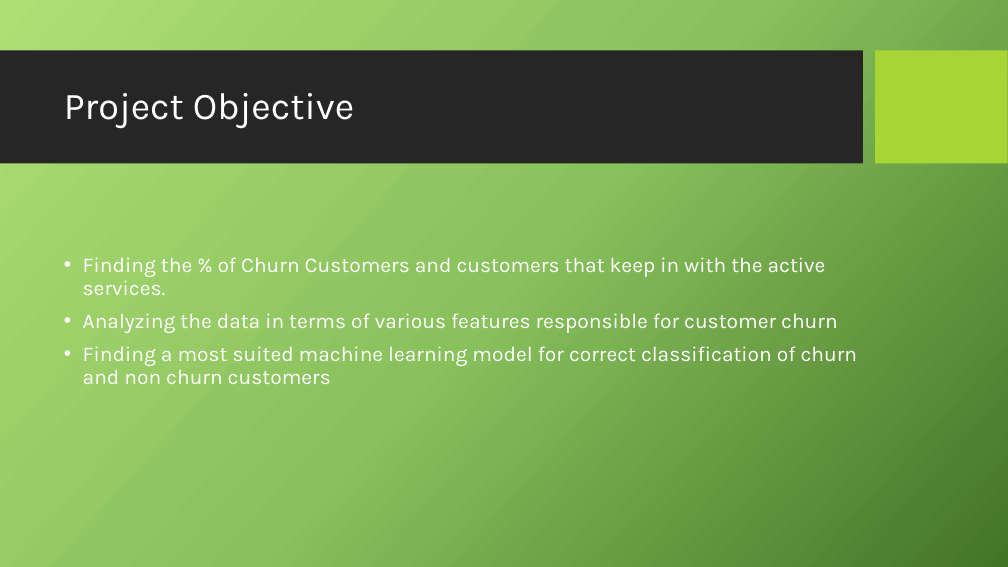
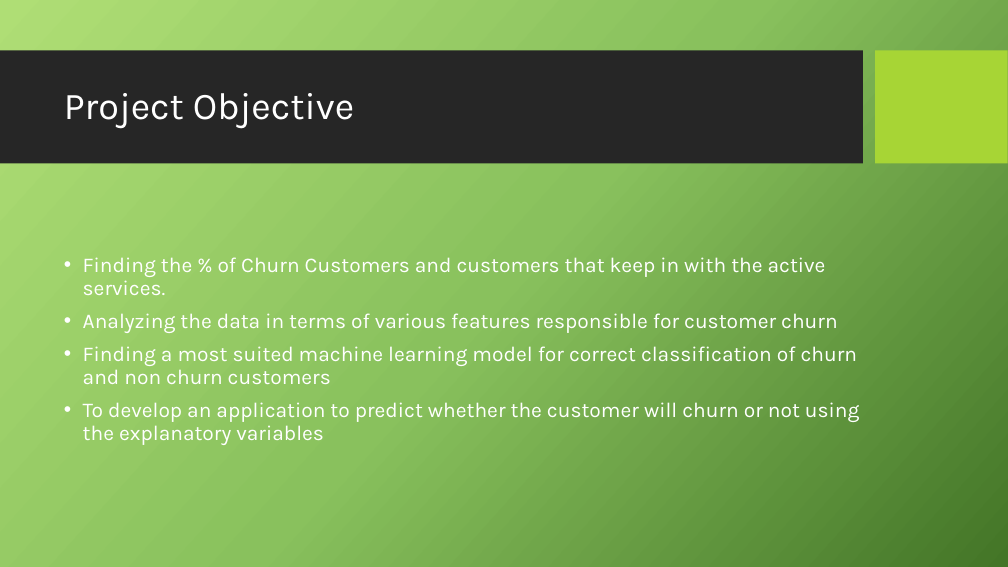
Before and after one commit to Kevin-McConchie/project4fork, a slide deck: slide 4 of Telecom Customer Churn - Presentation.pptx. Drawn at 1008x567 pixels with LibreOffice and Linux fonts; fonts in the diff are those of the drawing; background and template pictures are left out. Boxes give left, top, right and bottom in pixels: in the first picture for what was removed or moved away, otherwise in the second. Text is boxed around its words. In the diff, an @@ line names an element or a change of style, - is before the commit and + after.

```diff
--- a/Telecom Customer Churn - Presentation.pptx
+++ b/Telecom Customer Churn - Presentation.pptx
@@ text at [83, 402, 860, 445]: paragraph added @@
+• To develop an application to predict whether the customer will churn or not using the explanatory variables
```
Also in this commit, not shown: 1 slide added, 5 other files.
